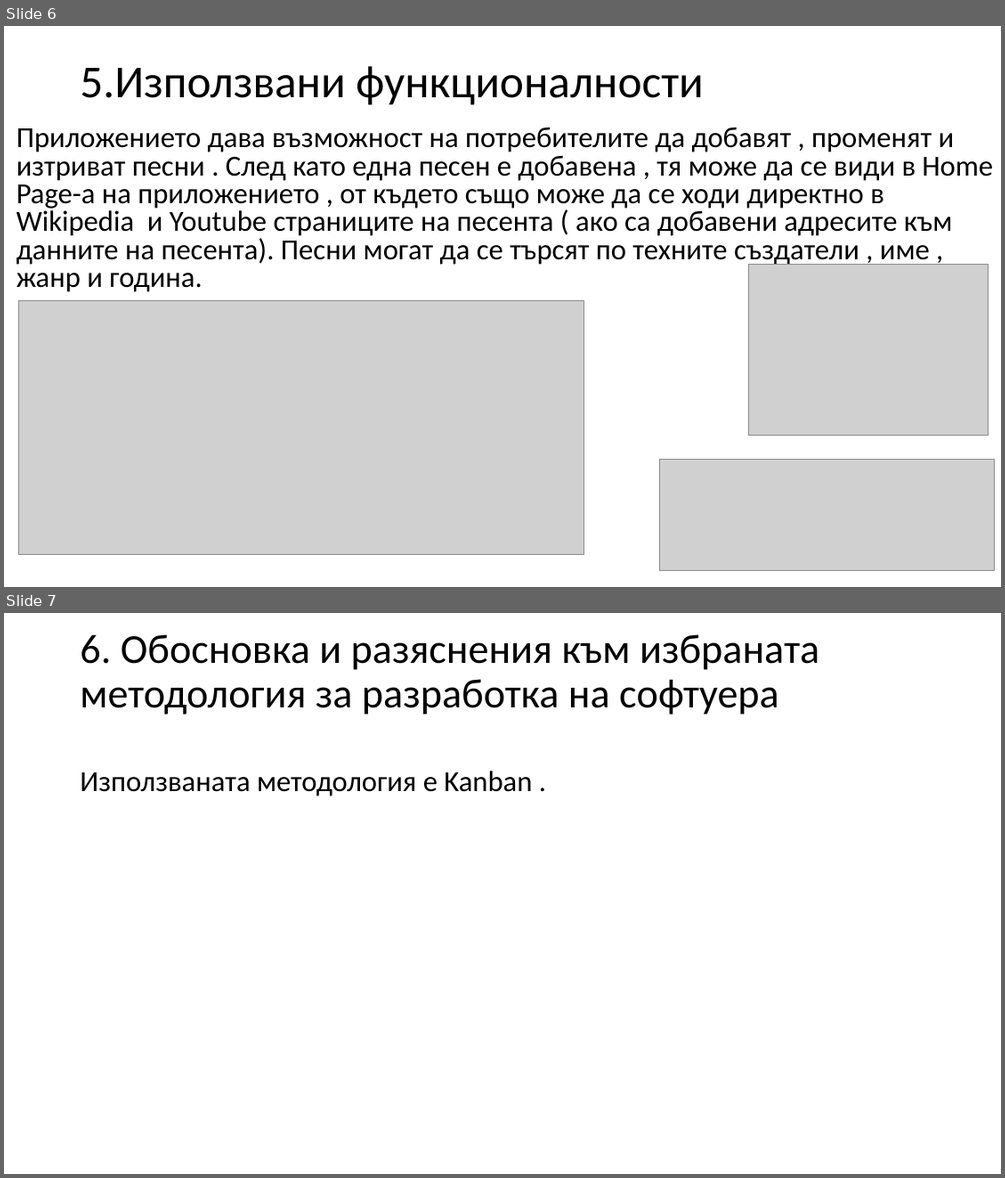
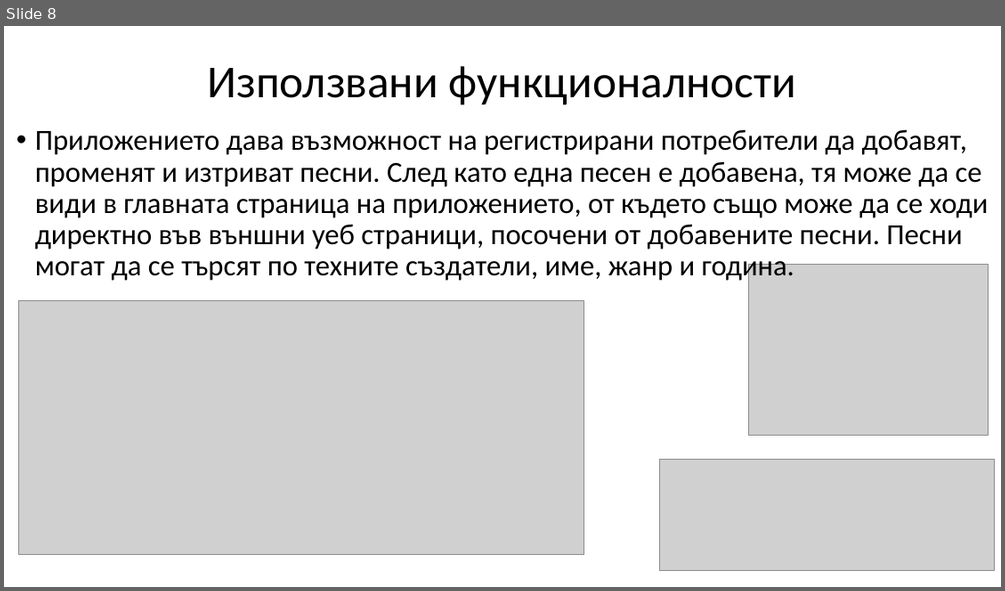
Before and after one commit to YovoTWW/MusicAppRepository, a slide deck: ТУ ВАРНА Music App Presentation.pptx. Shown one above the other, each under a label of ours: slides 6 and 7 before the commit, slide 8 after it. The pictures are 1005x1178 and 1005x591 pixels, drawn with LibreOffice and Linux fonts; fonts in the diff are those of the drawing; grey boxes stand for pictures. Boxes give left, top, right and bottom in pixels: in the first picture for what was removed or moved away, otherwise in the second. Text is boxed around its words. In the diff, an @@ line names an element or a change of style, - is before the commit and + after.

```diff
--- a/ТУ ВАРНА Music App Presentation.pptx
+++ b/ТУ ВАРНА Music App Presentation.pptx
@@ slide 7 removed at [4,613,1001,1174], background #FFFFFF @@
@@ title removed at [80,634,819,714] @@
-6. Обосновка и разяснения към избраната методология за разработка на софтуера
@@ text removed at [80,771,532,796] @@
-Използваната методология е Kanban .
@@ what was slide 6 is now slide 8 @@
@@ slide 8 changed as well @@
@@ title at [208,66,797,105]: text changed @@
-5.Използвани функционалности
+Използвани функционалности
@@ text at [35,129,988,283]: text changed @@
-Приложението дава възможност на потребителите да добавят , променят и изтриват песни . След като една песен е добавена , тя може да се види в Home Page-а на приложението , от където също може да се ходи директно в Wikipedia и Youtube страниците на песента ( ако са добавени адресите към данните на песента). Песни могат да се търсят по техните създатели , име , жанр и година.
+• Приложението дава възможност на регистрирани потребители да добавят, променят и изтриват песни. След като една песен е добавена, тя може да се види в главната страница на приложението, от където също може да се ходи директно във външни уеб страници, посочени от добавените песни. Песни могат да се търсят по техните създатели, име, жанр и година.
```
Also in this commit, not shown: 8 other slides changed, 3 slides added, 1 other file.
